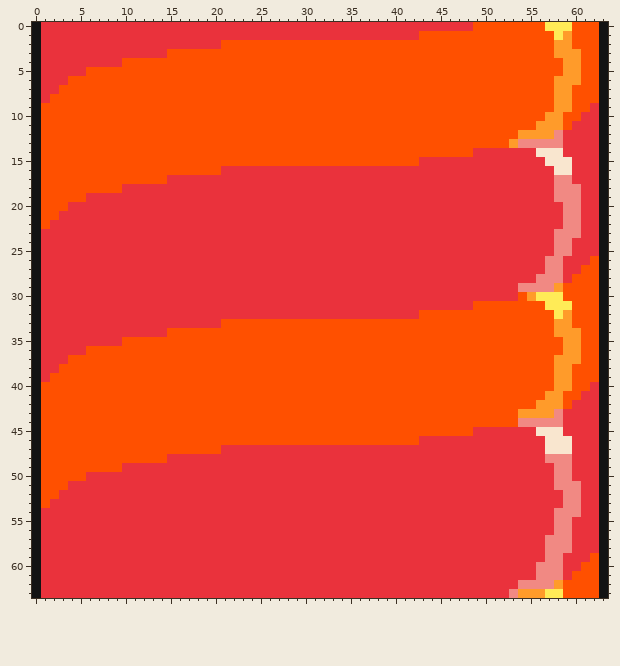
A pixel-art sprite gets an edit: Assets/world-wall.png. That is the earlier state.
The file is 64x64 pixels.
After:
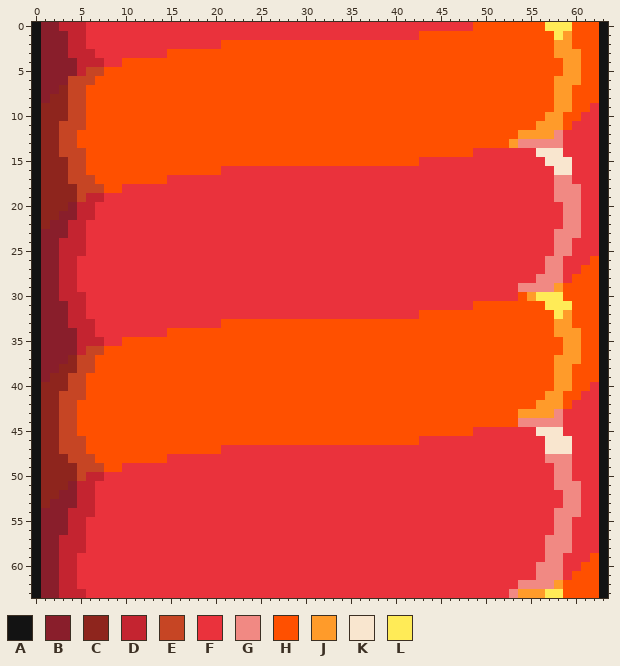
Palette (. is transparent): A #131313  B #891e2b  C #8e251d  D #c42430  E #c64524  F #ea323c  G #f18983  H #ff5000  J #ff9b2a  K #f9e6cf  L #ffeb57
Difference:
y 0: x 1..5 FFFFF -> BBDDD
y 1..2: x 1..5 FFFFF -> BBBDD
y 3: x 1..6 FFFFFF -> BBBDDD
y 4: x 1..7 FFFFFFF -> BBBBDDD
y 5: x 1..7 FFFFFHH -> BBBBDEE
y 6: x 1..6 FFFHHH -> BBBEEE
y 7: x 1..5 FFHHH -> BBCEE
y 8: x 1..5 FHHHH -> BCCEE
y 9..10: x 1..5 HHHHH -> CCCEE
y 11: x 1..5 HHHHH -> CCEEE
y 12..13: x 1..4 HHHH -> CCEE
y 14: x 1..5 HHHHH -> CCEEE
y 15..16: x 1..5 HHHHH -> CCCEE
y 17: x 1..6 HHHHHH -> CCCEEE
y 18: x 1..7 HHHHHHH -> CCCCEEE
y 19: x 1..7 HHHHHFF -> CCCCEDD
y 20: x 1..6 HHHFFF -> CCCBDD
y 21: x 1..6 HHFFFF -> CCBBDD
y 22: x 1..5 HFFFF -> CBBDD
y 23: x 1..5 FFFFF -> BBBDD
y 24..25: x 1..5 FFFFF -> BBDDD
y 26..29: x 1..4 FFFF -> BBDD
y 30: x 1..5 FFFFF -> BBDDD
y 31..32: x 1..5 FFFFF -> BBBDD
y 33: x 1..6 FFFFFF -> BBBDDD
y 34: x 1..6 FFFFFF -> BBBBDD
y 35: x 1..7 FFFFFFF -> BBBBDDD
y 36: x 1..7 FFFFFHH -> BBBBDEE
y 37: x 1..6 FFFHHH -> BBBCEE
y 38: x 1..6 FFHHHH -> BBCCEE
y 39: x 1..5 FHHHH -> BCCEE
y 40: x 1..5 HHHHH -> CCCEE
y 41: x 1..5 HHHHH -> CCEEE
y 42..45: x 1..4 HHHH -> CCEE
y 46..47: x 1..5 HHHHH -> CCEEE
y 48: x 1..6 HHHHHH -> CCCEEE
y 49: x 1..7 HHHHHHH -> CCCCEEE
y 50: x 1..7 HHHHHFF -> CCCCEDD
y 51: x 1..6 HHHFFF -> CCCBDD
y 52: x 1..6 HHFFFF -> CCBBDD
y 53: x 1..6 HFFFFF -> CBBBDD
y 54: x 1..6 FFFFFF -> BBBDDD
y 55..56: x 1..5 FFFFF -> BBBDD
y 57..58: x 1..5 FFFFF -> BBDDD
y 59..62: x 1..4 FFFF -> BBDD
y 63: x 1..5 FFFFF -> BBDDD
Changed places in both pictures, as pixel boxes (x1, y1, x2, y2):
changed: (41, 22, 104, 598)
